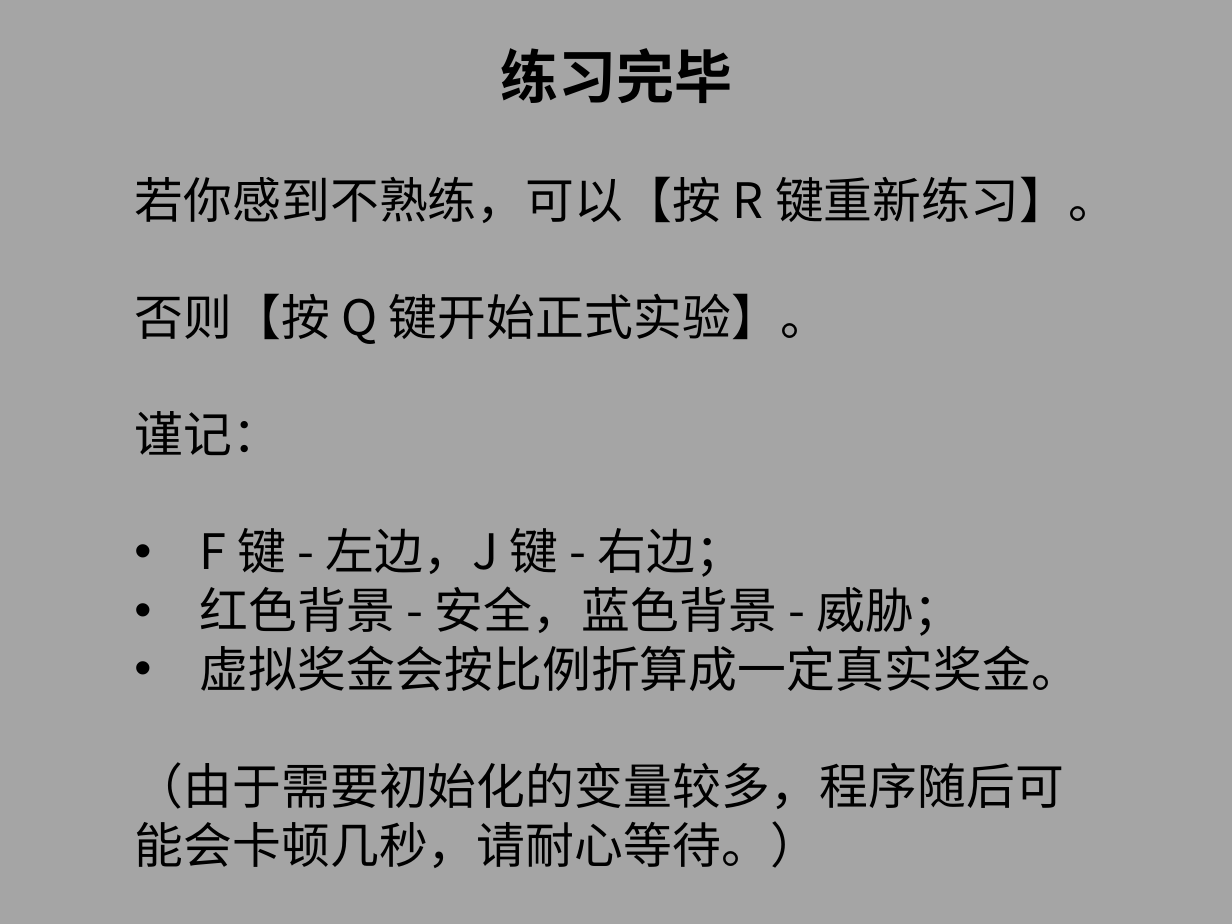
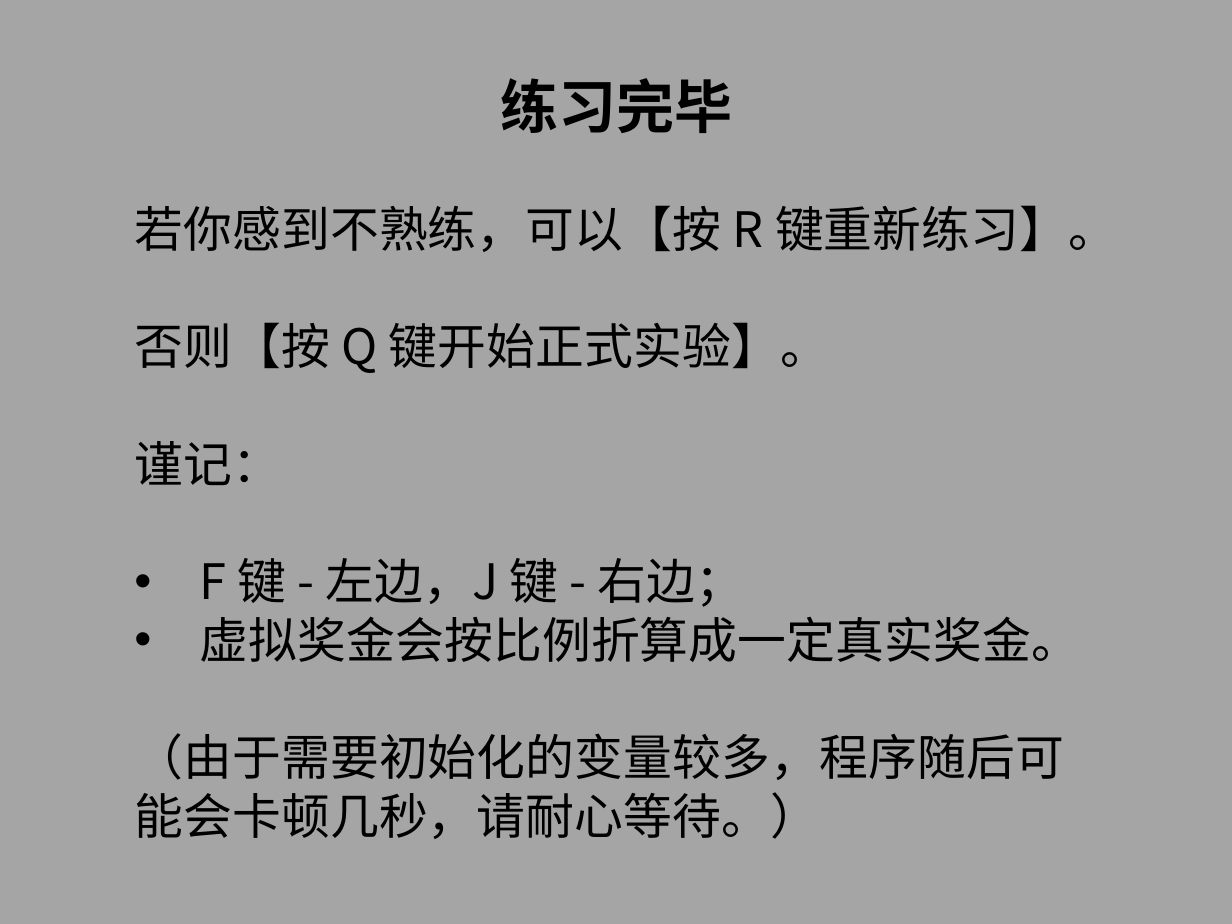
Before and after one commit to MYF2000/matlab-final-homework, a slide deck: slide 3 of task/instructions.pptx. Drawn at 1232x924 pixels with LibreOffice and Linux fonts; fonts in the diff are those of the drawing. Boxes give left, top, right and bottom in pixels: in the first picture for what was removed or moved away, otherwise in the second. Text is boxed around its words. In the diff, an @@ line names an element or a change of style, - is before the commit and + after.

```diff
--- a/task/instructions.pptx
+++ b/task/instructions.pptx
@@ text "练习完毕": place and size @@
-text "练习完毕" at bbox=[134, 48, 1117, 868]
+text "练习完毕" at bbox=[134, 78, 1117, 839]
@@ text at bbox=[200, 586, 963, 636]: paragraph removed @@
-• 红色背景 - 安全，蓝色背景 - 威胁；
```
Also in this commit, not shown: 2 other slides changed, 3 other files.
